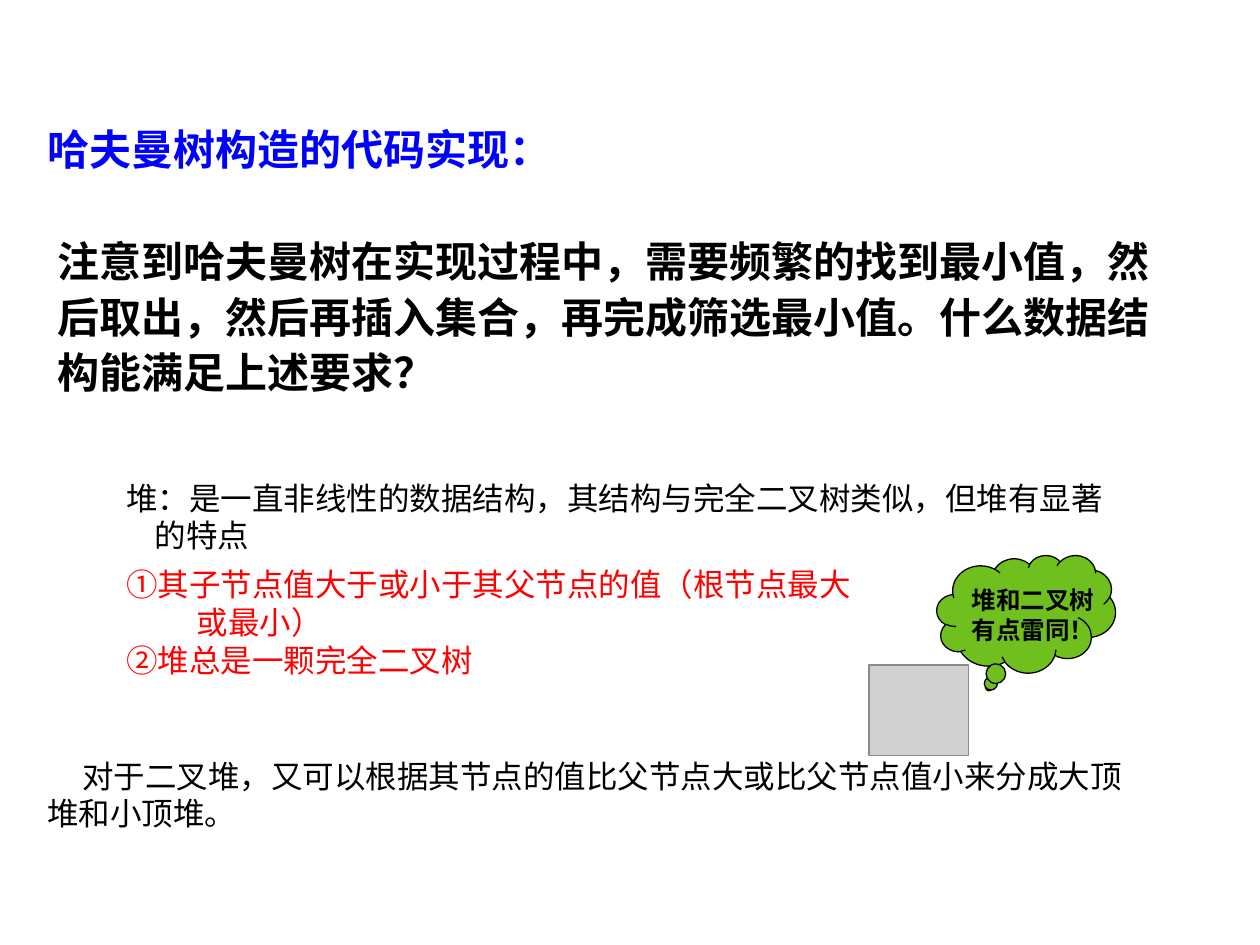
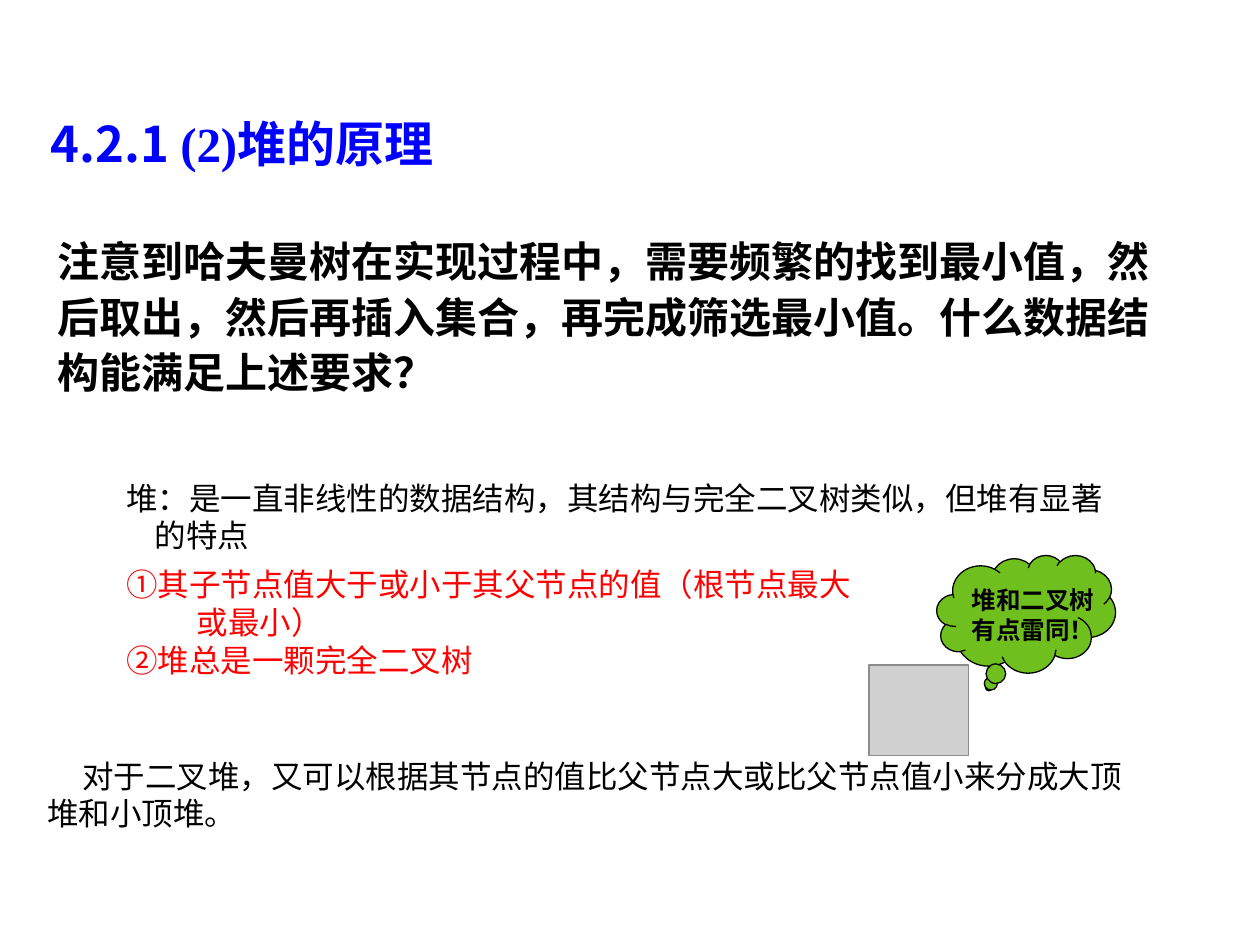
Before and after one commit to liutongling/DP, a slide deck: slide 27 of file/第4章 贪心法.pptx. Drawn at 1260x945 pixels with LibreOffice and Linux fonts; fonts in the diff are those of the drawing; grey boxes stand for pictures; background and template pictures are left out. Boxes give left, top, right and bottom in pixels: in the first picture for what was removed or moved away, otherwise in the second. Text is boxed around its words. In the diff, an @@ line names an element or a change of style, - is before the commit and + after.

Commit message:
贪心算法ppt，以及代码实现

```diff
--- a/file/第4章 贪心法.pptx
+++ b/file/第4章 贪心法.pptx
@@ text removed at [47, 129, 551, 169] @@
-哈夫曼树构造的代码实现：
@@ text added at [51, 123, 433, 171], 28 pt, text #0000FF, bold @@
+4.2.1 (2)堆的原理
```
Also in this commit, not shown: 17 other slides changed, 2 slides added, 1 slide removed, 3 other files.
